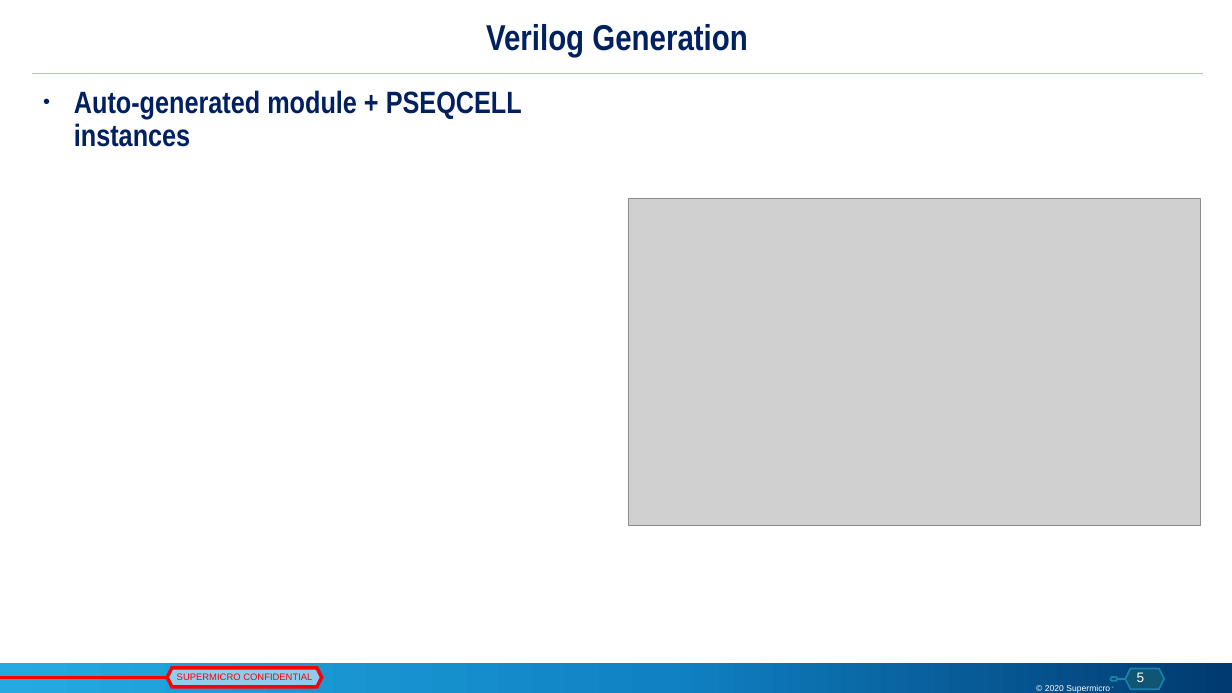
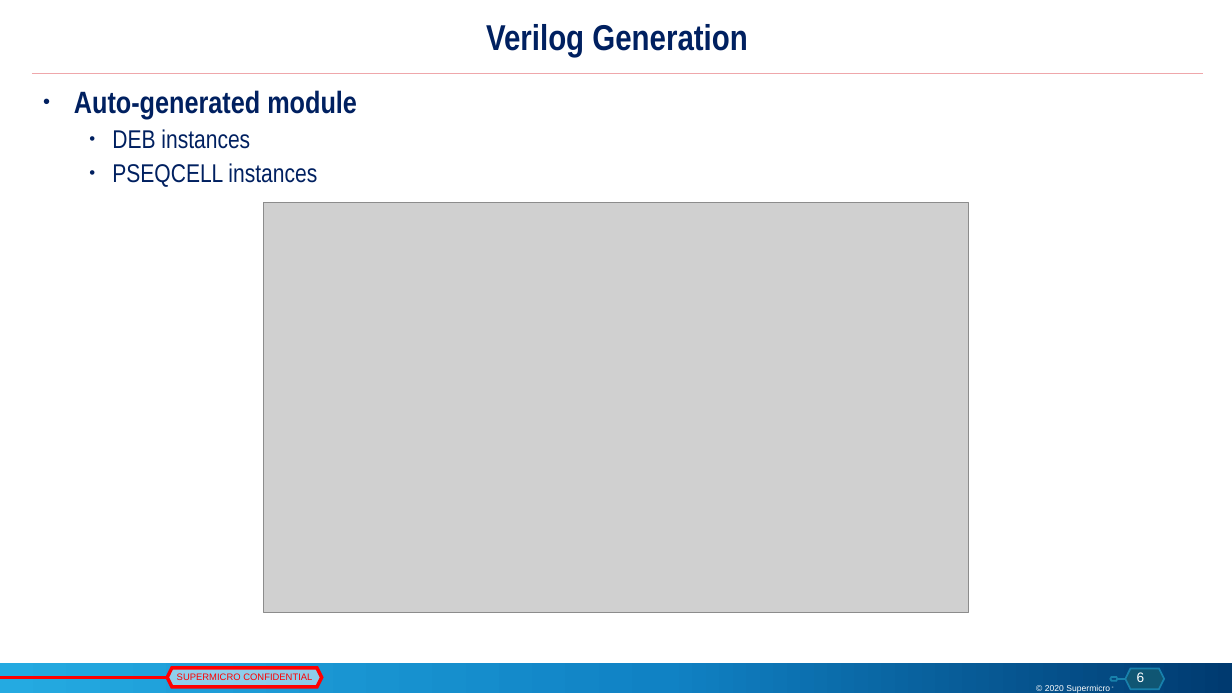
Before and after one commit to maxharu/pwrseq_gen, a slide deck: slide 6 of doc/PowerSequenceGenerator_v1.3.pptx (slide 5 before the commit). Drawn at 1232x693 pixels with LibreOffice and Linux fonts; fonts in the diff are those of the drawing; grey boxes stand for pictures; background and template pictures are left out. Boxes give left, top, right and bottom in pixels: in the first picture for what was removed or moved away, otherwise in the second. Text is boxed around its words. In the diff, an @@ line names an element or a change of style, - is before the commit and + after.

```diff
--- a/doc/PowerSequenceGenerator_v1.3.pptx
+++ b/doc/PowerSequenceGenerator_v1.3.pptx
@@ text at [74,90,357,187]: text changed; size 18 to 15 pt; bold off @@
-• Auto-generated module + PSEQCELL instances
+• Auto-generated module
+  • DEB instances
+  • PSEQCELL instances
@@ picture added at [264,202,968,612] @@
@@ picture removed at [628,198,1200,526] @@
```
Also in this commit, not shown: 3 other slides changed, 2 slides added, 1 slide removed, 5 other files.
